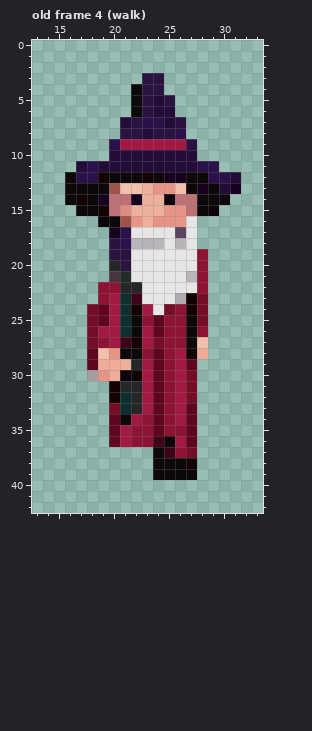
Two states of a pixel-art file, tools/aseprite/pixellab/wizard_pixellab_game.aseprite. Above is the file before it was changed.
48x48 pixels, 17 frames. Colours within 5 levels of each other are drawn and written as one. Shown: old frame 4 (walk): x 13..33, y 0..42. The commit also changed other frames, which this record leaves out.
The result:
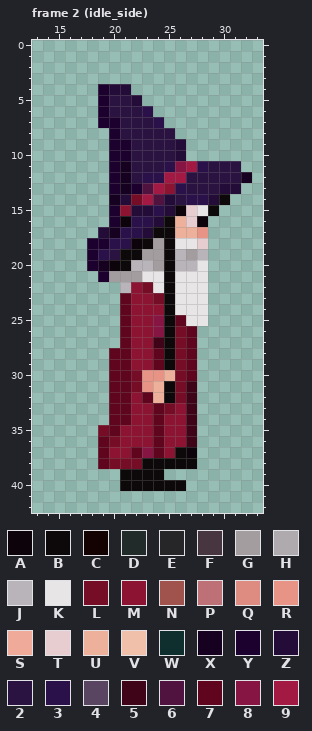
Palette (. is transparent): A #0c030b  B #0d090a  C #140202  D #202b2a  E #262528  F #47363f  G #a49da0  H #afaaad  J #b9b4ba  K #e7e5e6  L #750d26  M #8c1331  N #a0524c  P #bd7076  Q #de8c82  R #e79487  S #efaa9a  T #e7ccd0  U #edb19b  V #f0c0ab  W #0f2e2e  X #160220  Y #1c012f  Z #230c37  2 #2a1341  3 #2a1149  4 #594562  5 #3f0418  6 #501340  7 #5f051e  8 #871543  9 #a21943
A new or re-ordered frame is compared with the old frame closest to it.
The edit:
frames 17 -> 45
Changed rows in their new state; - is an unchanged pixel.
Frame 2 (idle_side) is new; against old frame 4 (walk):
first column x 16:
 3 -------..--------
 4 ---YZZ...--------
 5 ---Y22Z...-------
 6 ---Y2223..-------
 7 ---YY2-2-..------
 8 ----Y--2--.------
 9 ----YY2222Z.-----
10 ----YY2222-.-----
11 -...YX222389-222-
12 ....YX2339922222X
13 ....YXY69M3222-Z-
14 ....XZL96Z233Z---
15 -...YMZZ3ZATKB---
16 ---.YA33ZBUTA----
17 ---Z--3ZBBUUR----
18 --YY3-ABGBK-T----
19 --Y3-BBGGBJGJ----
20 --YXABJJGBJJK----
21 ---YGGG--B-KK----
22 ---..JML-B--K----
23 ---..7MMLBKKK----
24 --...7MMMBKKK----
25 --...7M-8B7KK----
26 --...7MM8BL7.----
27 --...7MM5BL7.----
28 --..77M--BL7.----
29 --..77MM-BL------
30 --..77LRRUL7-----
31 ----77LRUBL5-----
32 ----77M7UBL5-----
33 ----77MM-LM5-----
34 -----7M---M5-----
35 ---L-M-----5-----
36 ---7LM--7MM5-----
37 ---7MM787MBA-----
38 ---7LLLB---B-----
39 -----BBB-...-----
40 -----BBBBBB------
Changed places in both pictures, as pixel boxes (x1, y1, x2, y2):
changed: (65, 73, 252, 491)
